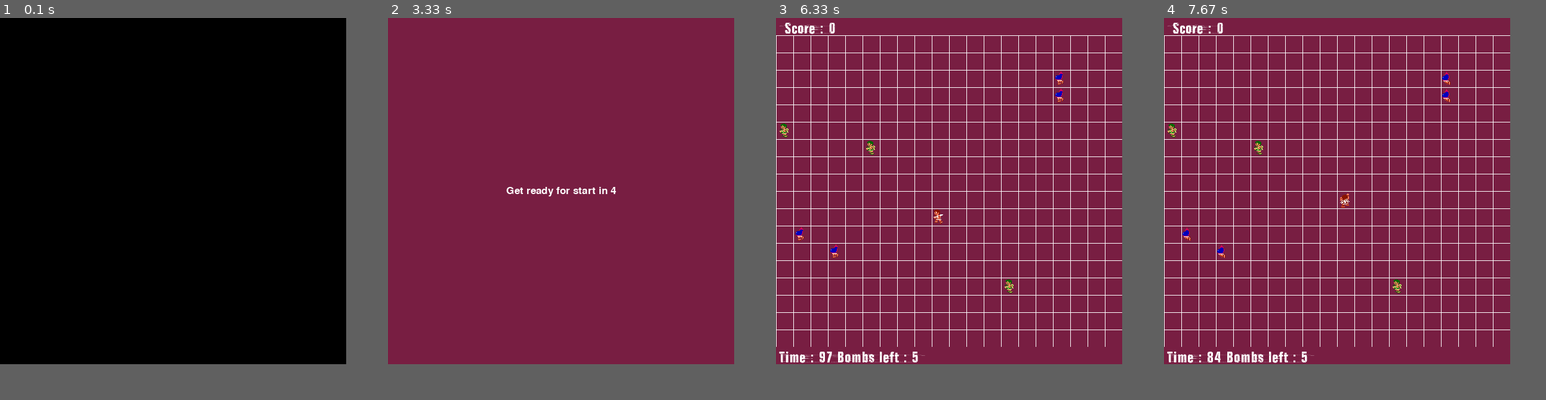
Above: before the commit, frames 1-4 (left to right).
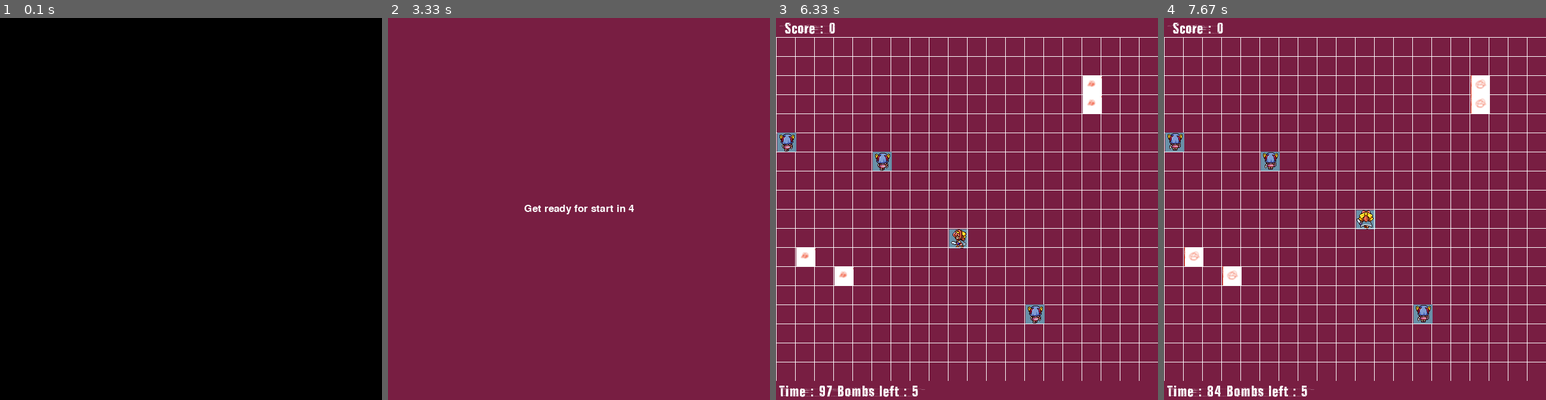
Above: after the commit, the same moments.

Repository: gunny26/pygame
Game: pygame game, started from emeraldmine/main.py
The game is run twice, just before and just after one commit, with the same random seed, the same clock (stepped at 60 frames per second) and the same inputs. The source is Python 2; it was converted automatically to run under Python 3.
Inputs (mouse positions are in pixels of both pictures, inside the frame that each line leads up to):
- Up to frame 1 (0.1 s): no input
- Up to frame 2 (3.33 s): hold Up 0.83-1.3 s
- Up to frame 3 (6.33 s): hold Left 5.32-6.2 s; move the mouse to (1012, 243) at 6.23 s
- Up to frame 4 (7.67 s): click (1400, 243) at 6.52 s; hold Right 6.93-7.4 s; hold Up from 7.43 s (still down)
In our replay, the window is 580x580 before the commit and 640x640 after it. These sizes can differ from the game's own. Grey fills any space a smaller window leaves; there, only what the larger window draws over its background counts as a difference.

The runs differ from the first frame. In frame 1, only the window size differs. In frame 2, 0.5% of the frame differs, in the area x 30-65%, y 44-52%; in frame 3, 13%; in frame 4, 13%, in the area x 0-100%, y 4-100%.

Commit message:
new graphics, and classes load there spritemap self

Diff:
--- a/emeraldmine/main.py
+++ b/emeraldmine/main.py
@@ -7,12 +7,11 @@
 import time
 
 BACKGROUND = pygame.Color(120, 30, 66)
-TILE_SIZE = 29
+TILE_SIZE = 32
 TILES_X = 20
 TILES_Y = 20
 
-
-def load_spritemap(filename, width_count=15, height_count=12):
+def load_spritemap_old(filename, width_count=16, height_count=12):
     """
     load tilemap and store every tile in array
     """
@@ -32,6 +31,26 @@
             #screen.blit(draw_me,backdrop) #'Blit' on the backdrop
     return sprite_array
 
+def load_spritemap(filename, offset, tile_size, dimension):
+    """
+    load tilemap and store every tile in array
+    """
+    sheet = pygame.image.load(filename) #Load the sheet
+    print "loaded spritemap dimesion : %s / %s" % (sheet.get_width(), sheet.get_height())
+    print "offset %s x %s" % offset
+    print "single sprite dimension %s x %s" % tile_size
+    print "dimension %s x %s" % dimension
+    sprite_array = []
+    for y in range(offset[1], offset[1] + tile_size[1] * dimension[1], tile_size[1]):
+        for x in range(offset[0], offset[0] + tile_size[0] * dimension[0], tile_size[0]):
+            sheet.set_clip(pygame.Rect(x, y, tile_size[0], tile_size[1])) #Locate the sprite you want
+            sprite = sheet.subsurface(sheet.get_clip())
+            #print sprite.get_width(), sprite.get_height()
+            sprite_array.append(sheet.subsurface(sheet.get_clip())) #Extract the sprite you want
+            #backdrop = pygame.Rect(0, 0, SCREEN_X, SCREEN_Y) #Create the whole screen so you can draw on it
+            #screen.blit(draw_me,backdrop) #'Blit' on the backdrop
+    return sprite_array
+
 
 class LoopSequence(object):
     """
@@ -58,13 +77,14 @@
     main character
     """
 
-    left = LoopSequence(range(7, 12))
-    right = LoopSequence(range(1, 5))
-    up = LoopSequence(range(36, 40))
-
-    def __init__(self, surface, spritemap, pos):
-        self.__surface = surface
-        self.__spritemap = spritemap
+    down = LoopSequence(range(0, 3))
+    left = LoopSequence(range(4, 7))
+    up = LoopSequence(range(8, 11))
+    right = LoopSequence(range(12, 15))
+
+    def __init__(self, surface, pos):
+        self.__surface = surface
+        self.__spritemap = load_spritemap('gfx/Map.png', (0,0), (32, 32), (4, 4))
         self.__x = pos[0]
         self.__y = pos[1]
         self.__direction = 0
@@ -81,16 +101,16 @@
             if event.type == pygame.KEYDOWN:
                 if event.key == pygame.K_LEFT:
                     self.__x -= self.__step_x
-                    self.__seq_pos = self.right.next()
+                    self.__seq_pos = self.left.next()
                 elif event.key == pygame.K_RIGHT:
                     self.__x += self.__step_x
-                    self.__seq_pos = self.left.next()
+                    self.__seq_pos = self.right.next()
                 elif event.key == pygame.K_UP:
                     self.__y -= self.__step_y
                     self.__seq_pos = self.up.next()
                 elif event.key == pygame.K_DOWN:
                     self.__y += self.__step_y
-                    self.__seq_pos = self.up.next()
+                    self.__seq_pos = self.down.next()
             elif event.type == pygame.KEYUP:
                 if event.key in (pygame.K_LEFT, pygame.K_RIGHT):
                     pass
@@ -110,12 +130,12 @@
     before they are exploding
     """
 
-    def __init__(self, surface, spritemap, pos):
-        self.__surface = surface
-        self.__spritemap = spritemap
+    def __init__(self, surface, pos):
+        self.__surface = surface
+        self.__spritemap = load_spritemap('gfx/bombmap.png', (0,0), (32, 32), (4, 1))
         self.__x = pos[0]
         self.__y = pos[1]
-        self.__sequence = LoopSequence(range(31, 36))
+        self.__sequence = LoopSequence(range(0, 3))
         self.__seq_pos = self.__sequence.next()
         self.__time_left = 100
 
@@ -144,12 +164,12 @@
     with this object player can get some extra time
     """
 
-    def __init__(self, surface, spritemap, pos):
-        self.__surface = surface
-        self.__spritemap = spritemap
+    def __init__(self, surface, pos):
+        self.__surface = surface
+        self.__spritemap = load_spritemap('gfx/Map.png', (0,280), (32, 32), (4, 4))
         self.__x = pos[0]
         self.__y = pos[1]
-        self.__sequence = LoopSequence(range(52, 53))
+        self.__sequence = LoopSequence(range(8, 11))
         self.__seq_pos = self.__sequence.next()
         self.__value = 100
 
@@ -303,11 +323,11 @@
     tiles_x = 20
     tiles_y = 18
     tiles = range(tiles_x * tiles_y)
-    sprite_array = load_spritemap('gfx/Qnp2o.png')
+    #sprite_array = load_spritemap('gfx/Map.png')
     # generate universe of things
     things = []
     bombs = []
-    player = Player(game, sprite_array, (10 * TILE_SIZE, 10 * TILE_SIZE))
+    player = Player(game, (10 * TILE_SIZE, 10 * TILE_SIZE))
     things.append(player)
     things.append(Grid(game, TILE_SIZE, TILE_SIZE))
     for i in range(num_bombs):
@@ -315,7 +335,7 @@
         x = (tiles[pos] % tiles_x) * TILE_SIZE
         y = (int(tiles[pos] / tiles_y)) * TILE_SIZE
         print "positioned BOMB at index %d position %s, %s" % (pos, x, y)
-        bomb = Bomb(game, sprite_array, (x, y))
+        bomb = Bomb(game, (x, y))
         things.append(bomb)
         bombs.append(bomb)
         tiles.remove(pos)
@@ -324,7 +344,7 @@
         x = (tiles[pos] % tiles_x) * TILE_SIZE
         y = (int(tiles[pos] / tiles_y)) * TILE_SIZE
         print "positioned TimeBank at index %d position %s, %s" % (pos, x, y)
-        timebank = TimeBank(game, sprite_array, (x, y))
+        timebank = TimeBank(game, (x, y))
         things.append(timebank)
     highscore = Highscore(head)
     things.append(highscore)
Binary file added: emeraldmine/gfx/Map.png
Binary file added: emeraldmine/gfx/bombmap.png
Not shown, added: emeraldmine/gfx/bombmap.xcf
